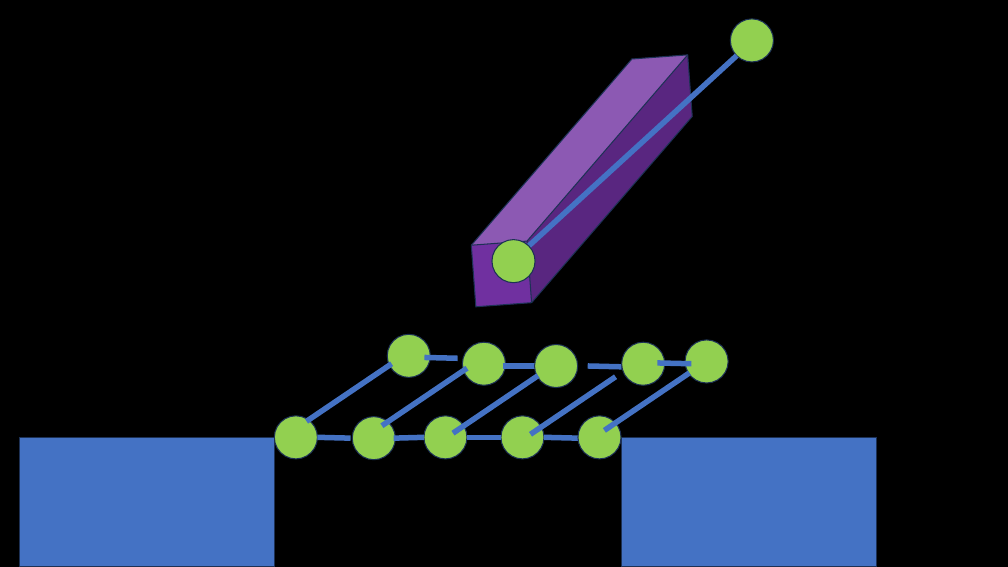
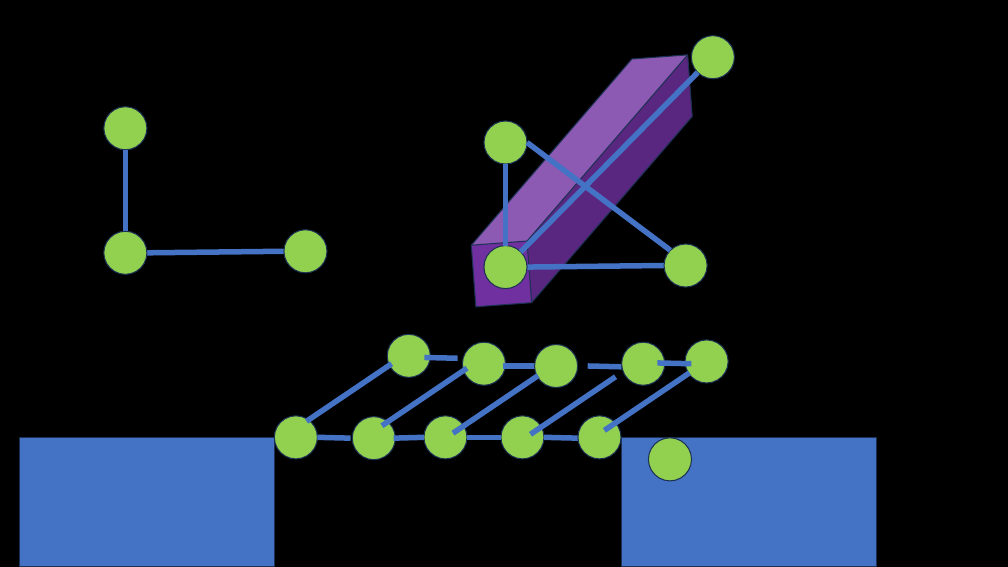
Before and after one commit to FeeneyCodes/GDP202324, a slide deck: slide 6 of 6022_Phys 2/D2D/W04 (constraints)/Constraints.pptx. Drawn at 1008x567 pixels with LibreOffice and Linux fonts; fonts in the diff are those of the drawing. Boxes give left, top, right and bottom in pixels: in the first picture for what was removed or moved away, otherwise in the second. Text is boxed around its words. In the diff, an @@ line names an element or a change of style, - is before the commit and + after.

```diff
--- a/6022_Phys 2/D2D/W04 (constraints)/Constraints.pptx
+++ b/6022_Phys 2/D2D/W04 (constraints)/Constraints.pptx
@@ ellipse moved from (x1=730, y1=19, x2=774, y2=62) to (x1=692, y1=36, x2=735, y2=79) @@
@@ line moved from (737, 56) - (529, 246) to (521, 252) - (698, 73) @@
@@ ellipse added at (x1=104, y1=107, x2=147, y2=150), fill #92D050, outline #1E3256 1 pt @@
@@ ellipse added at (x1=484, y1=121, x2=527, y2=164), fill #92D050, outline #1E3256 1 pt @@
@@ line added from (527, 143) to (671, 250), #4472C4 5.25 pt @@
@@ line added from (126, 150) to (126, 231), #4472C4 5.25 pt @@
@@ line added from (506, 164) to (506, 246), #4472C4 5.25 pt @@
@@ ellipse added at (x1=104, y1=231, x2=147, y2=274), fill #92D050, outline #1E3256 1 pt @@
@@ ellipse moved from (x1=492, y1=240, x2=535, y2=283) to (x1=284, y1=230, x2=327, y2=273) @@
@@ line added from (147, 253) to (284, 251), #4472C4 5.25 pt @@
@@ ellipse added at (x1=484, y1=246, x2=527, y2=289), fill #92D050, outline #1E3256 1 pt @@
@@ line added from (527, 267) to (664, 265), #4472C4 5.25 pt @@
@@ ellipse added at (x1=664, y1=244, x2=707, y2=287), fill #92D050, outline #1E3256 1 pt @@
@@ ellipse added at (x1=649, y1=438, x2=692, y2=481), fill #92D050, outline #1E3256 1 pt @@
```
Also in this commit, not shown: 1 other slide changed, 1 slide added, 52 other files.
